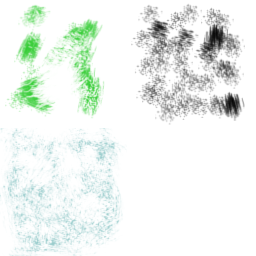
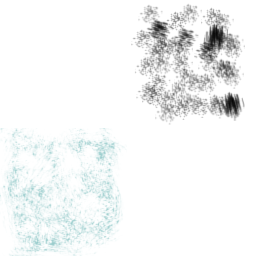
Two versions of the same layered image (w=256, h=256). Layer-by-layer changes:
painted on "Layer 6" over (5, 4, 105, 119)
